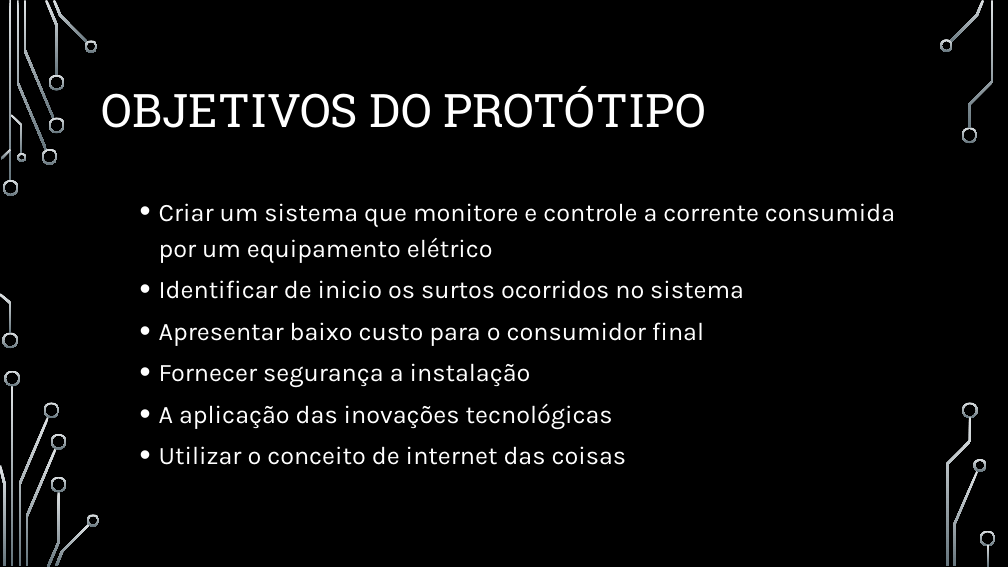
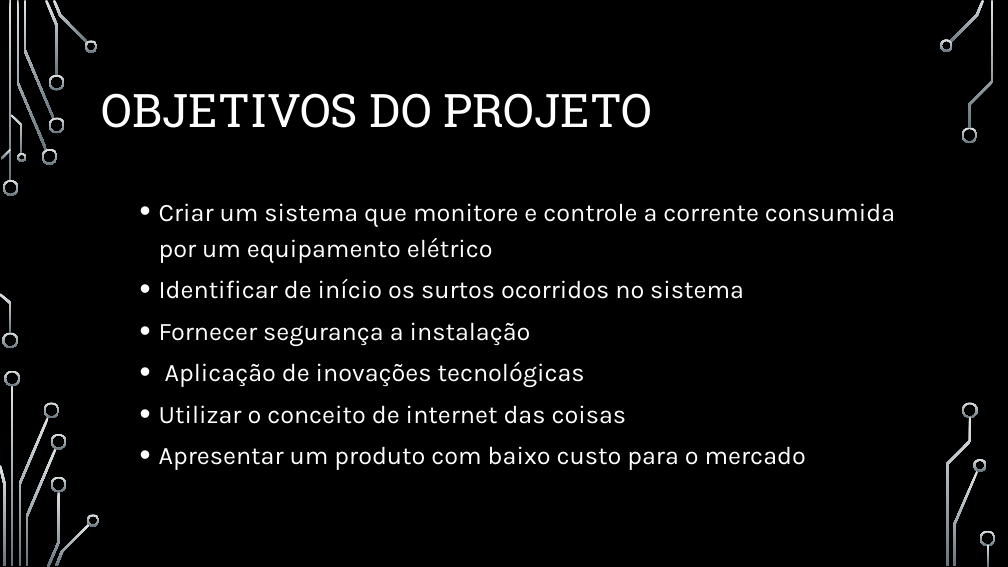
Before and after one commit to francinildo1990/final, a slide deck: slide 2 of Slides.pptx (slide 4 before the commit). Drawn at 1008x567 pixels with LibreOffice and Linux fonts; fonts in the diff are those of the drawing; background and template pictures are left out. Boxes give left, top, right and bottom in pixels: in the first picture for what was removed or moved away, otherwise in the second. Text is boxed around its words. In the diff, an @@ line names an element or a change of style, - is before the commit and + after.

```diff
--- a/Slides.pptx
+++ b/Slides.pptx
@@ title at [102, 93, 652, 128]: text changed @@
-OBJETIVOS DO PROTÓTIPO
+OBJETIVOS DO PROJETO
@@ text at [159, 279, 744, 299]: text changed @@
-  • Identificar de inicio os surtos ocorridos no sistema
-  • Apresentar baixo custo para o consumidor final
+  • Identificar de início os surtos ocorridos no sistema
@@ text at [165, 362, 585, 388]: text changed @@
-  • A aplicação das inovações tecnológicas
+  • Aplicação de inovações tecnológicas
@@ text at [159, 446, 806, 470]: paragraph added @@
+  • Apresentar um produto com baixo custo para o mercado
```
Also in this commit, not shown: 4 other slides changed.
